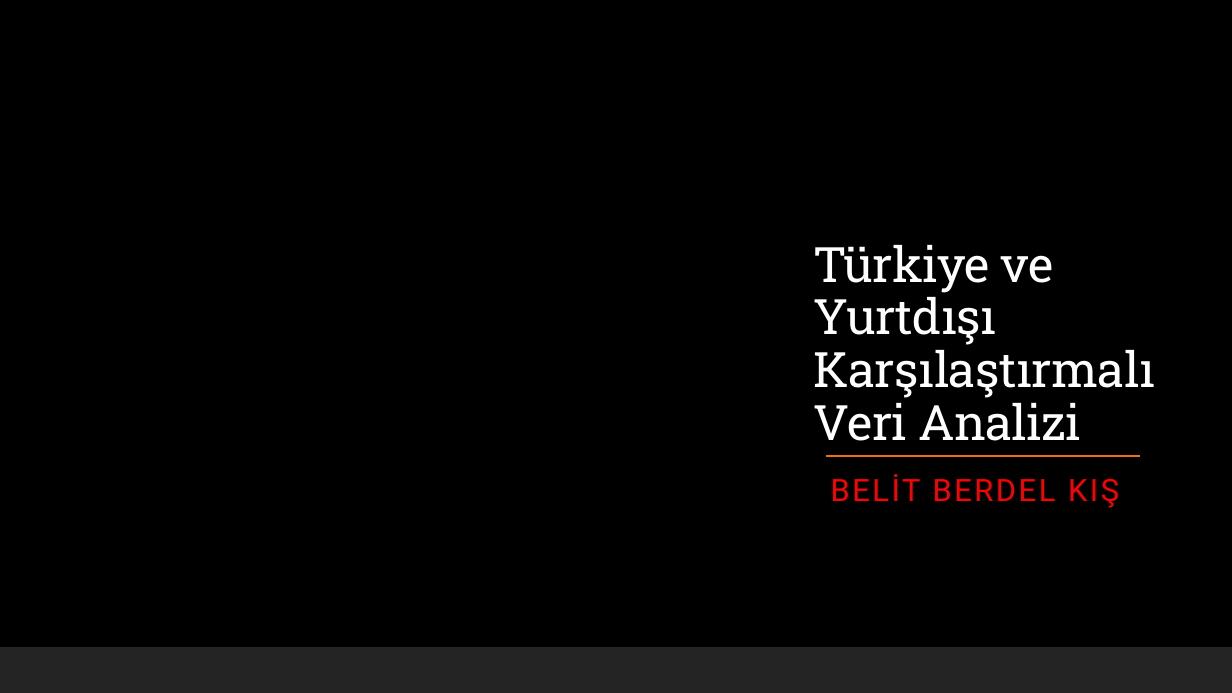
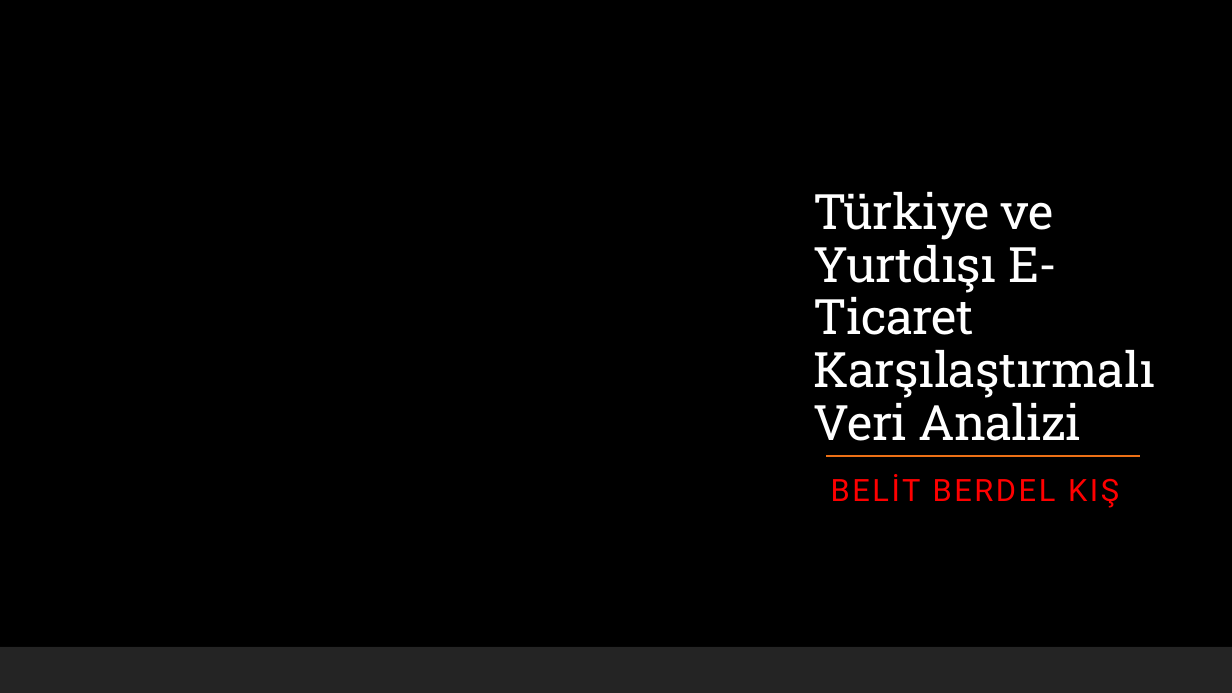
Before and after one commit to BelitK/E-CommerceVolume, a slide deck: slide 1 of rapor ve sunum/Türkiye ve Yurtdışı Karşılaştırmalı Veri Analizi.pptx. Drawn at 1232x693 pixels with LibreOffice and Linux fonts; fonts in the diff are those of the drawing; background and template pictures are left out. Boxes give left, top, right and bottom in pixels: in the first picture for what was removed or moved away, otherwise in the second. Text is boxed around its words. In the diff, an @@ line names an element or a change of style, - is before the commit and + after.

```diff
--- a/rapor ve sunum/Türkiye ve Yurtdışı Karşılaştırmalı Veri Analizi.pptx
+++ b/rapor ve sunum/Türkiye ve Yurtdışı Karşılaştırmalı Veri Analizi.pptx
@@ title at (813,192,1155,441): text changed @@
-Türkiye ve Yurtdışı Karşılaştırmalı Veri Analizi
+Türkiye ve Yurtdışı E-Ticaret Karşılaştırmalı Veri Analizi
```
Also in this commit, not shown: 4 other slides changed, 1 slide added, 13 other files.
